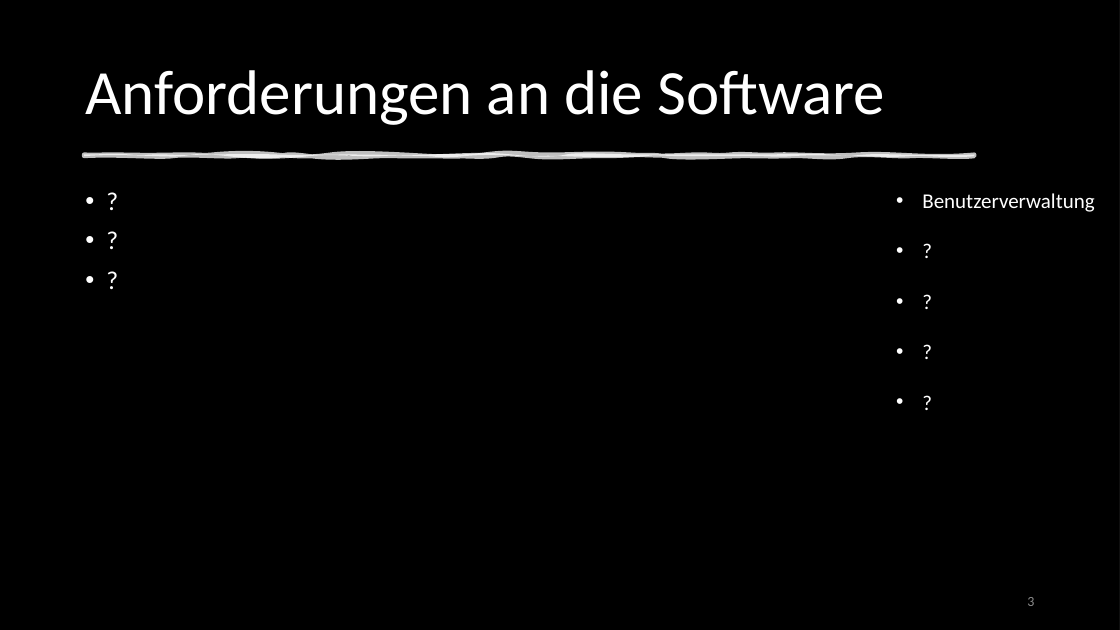
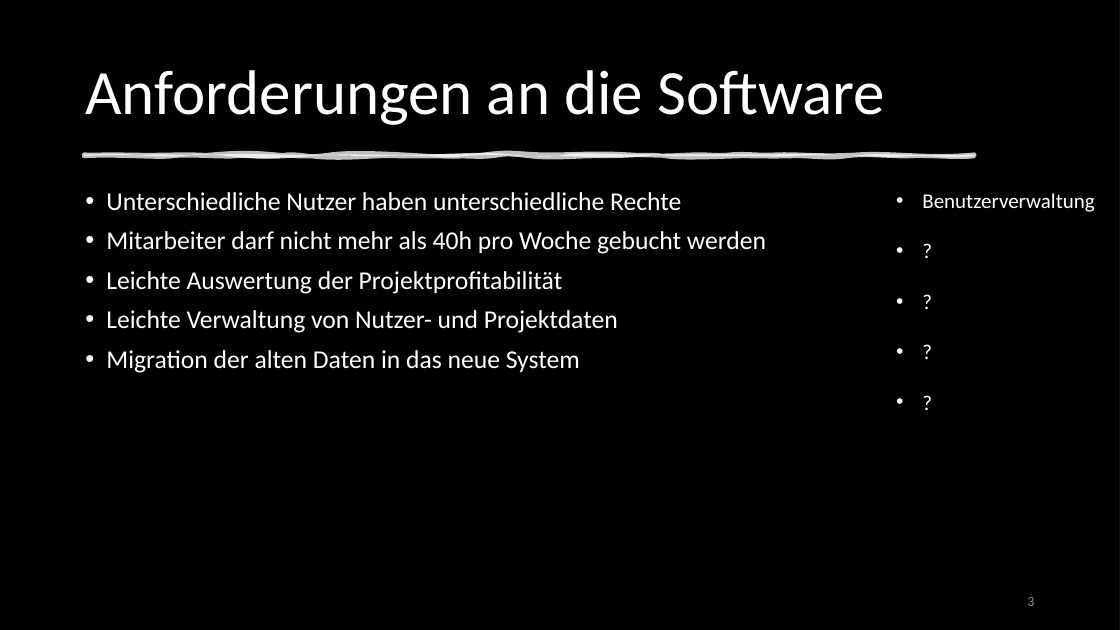
Before and after one commit to DennisWandschura/Profitabilitaet, a slide deck: slide 3 of Präst_Profitabilität.pptx. Drawn at 1120x630 pixels with LibreOffice and Linux fonts; fonts in the diff are those of the drawing; background and template pictures are left out; a plain dark background stands for a picture behind light text. Boxes give left, top, right and bottom in pixels: in the first picture for what was removed or moved away, otherwise in the second. Text is boxed around its words. In the diff, an @@ line names an element or a change of style, - is before the commit and + after.

```diff
--- a/Präst_Profitabilität.pptx
+++ b/Präst_Profitabilität.pptx
@@ text at <box>106,192,766,373</box>: text changed @@
-• ?
-• ?
-• ?
+• Unterschiedliche Nutzer haben unterschiedliche Rechte
+• Mitarbeiter darf nicht mehr als 40h pro Woche gebucht werden
+• Leichte Auswertung der Projektprofitabilität
+• Leichte Verwaltung von Nutzer- und Projektdaten
+• Migration der alten Daten in das neue System
```
Also in this commit, not shown: 1 other slide changed, 1 slide added, 4 other files.
